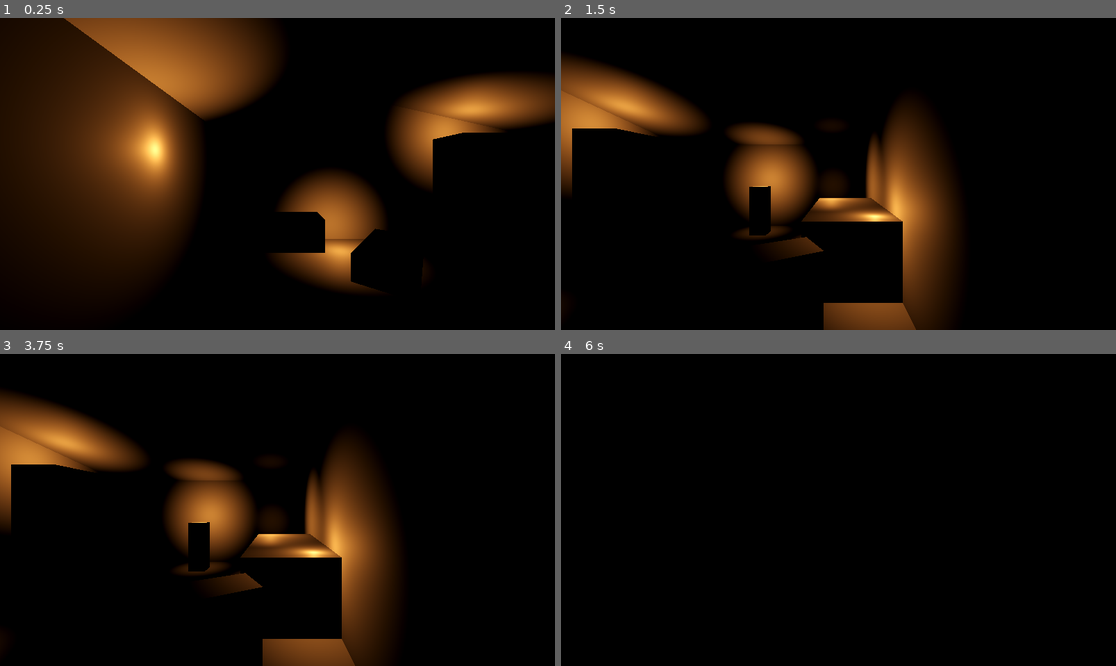
Above: before the commit, frames 1-4 (two rows, left to right).
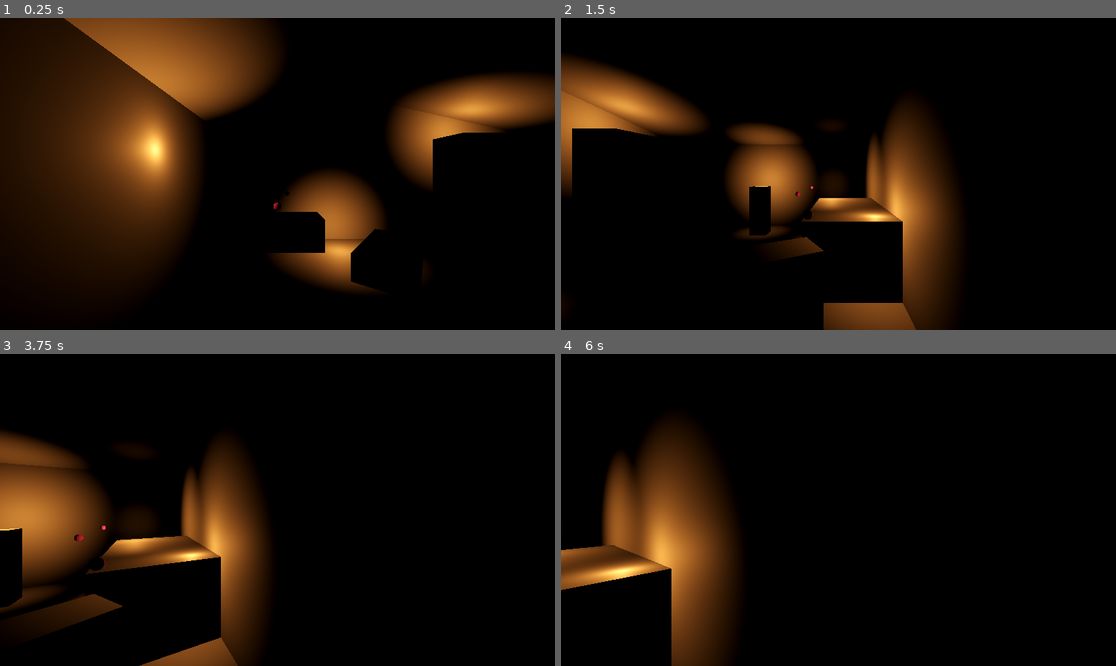
Above: after the commit, the same moments.

Repository: DeepRestGames/shadow-and-alchemy
Game: Godot game, scene res://Scenes/MainScene_Prototype01.tscn
Two runs of this game, one before a commit and one after it. Both use one fixed random seed, a clock stepped at 60 frames per second and the inputs below.
Inputs (mouse positions are in pixels of both pictures, inside the frame that each line leads up to):
- Up to frame 1 (0.25 s): no input
- Up to frame 2 (1.5 s): tap Enter at 0.5 s; move the mouse to (960, 158) at 0.52 s; hold D (turn_right) 0.53-1.28 s; click (960, 158) at 0.6 s; tap Space at 1.25 s; move the mouse to (727, 189) at 1.27 s; hold S (move_backward) from 1.28 s (still down); click (727, 189) at 1.35 s
- Up to frame 3 (3.75 s): tap Enter at 2, 3.5 s; move the mouse to (333, 441) at 2.02 s; release S (move_backward) at 2.03 s; hold D (turn_right) 2.03-2.78 s; click (333, 441) at 2.1 s; tap Space at 2.75 s; move the mouse to (249, 572) at 2.77 s; hold W (move_forward) 2.78-3.53 s; click (249, 572) at 2.85 s; move the mouse to (444, 556) at 3.52 s; hold A (turn_left) from 3.53 s (still down); click (444, 556) at 3.6 s
- Up to frame 4 (6 s): tap Space at 4.25 s; move the mouse to (672, 463) at 4.27 s; click (672, 463) at 4.35 s; move the mouse to (866, 510) at 5.02 s; release A (turn_left) at 5.03 s; hold S (move_backward) 5.03-5.78 s; click (866, 510) at 5.1 s; move the mouse to (755, 432) at 5.77 s; hold D (turn_right) from 5.78 s (still down); click (755, 432) at 5.85 s

The runs differ from the first frame. In frame 1, less than 0.1% of the frame differs, in the area x 49-53%, y 55-62%; in frame 2, less than 0.1%; in frame 3, 30%, in the area x 0-72%, y 12-100%; in frame 4, 14%.

Commit message:
Smooth movement

Diff:
--- a/Scenes/PlayerMovement/NavigationPoint.tscn
+++ b/Scenes/PlayerMovement/NavigationPoint.tscn
@@ -1,6 +1,13 @@
-[gd_scene load_steps=2 format=3 uid="uid://bhv1boykqvw23"]
+[gd_scene load_steps=3 format=3 uid="uid://bhv1boykqvw23"]
 
 [ext_resource type="Script" path="res://Scripts/PlayerMovement/NavigationPosition.gd" id="1_kam7n"]
 
+[sub_resource type="StandardMaterial3D" id="StandardMaterial3D_thnij"]
+albedo_color = Color(1, 0.345098, 1, 1)
+
 [node name="NavigationPoint" type="Node3D"]
 script = ExtResource("1_kam7n")
+
+[node name="DEBUG_NAV" type="CSGSphere3D" parent="."]
+radius = 0.05
+material = SubResource("StandardMaterial3D_thnij")
--- a/Scripts/Player.gd
+++ b/Scripts/Player.gd
@@ -1,5 +1,13 @@
 extends Node3D
 
+var facing_direction = FacingDirection.WEST
+var player_state = PlayerState.IDLE
+
+const TIME_BETWEEN_MOVEMENTS: float = 0.35
+const TIME_BETWEEN_ROTATIONS: float = 0.35
+
+@export var current_navigation_point: NavigationPoint
+var next_navigation_point: NavigationPoint
 # Movement
 enum FacingDirection {
 	NORTH,	# 0
@@ -7,15 +15,40 @@
 	SOUTH,	# 2
 	WEST	# 3
 }
+# State of the player
+enum PlayerState {
+	IDLE,		# 0
+	MOVING,		# 1
+	FOCUSING,	# 2
+	INVENTORY	# 3
+}
 
-var facing_direction = FacingDirection.WEST
-@export var current_navigation_point: NavigationPoint
-var next_navigation_point: NavigationPoint
+func _animate_movement(next_pos):
+	player_state = PlayerState.MOVING
+	var tween = get_tree().create_tween()
+	tween.connect("finished", _tween_movement_over)
+	tween.set_trans(Tween.TRANS_QUAD)
+	tween.set_ease(Tween.EASE_IN_OUT)
+	tween.tween_property(self, "position", next_pos, TIME_BETWEEN_MOVEMENTS)
+
+func _animate_turn(next_face):
+	player_state = PlayerState.MOVING
+	var tween = get_tree().create_tween()
+	tween.connect("finished", _tween_movement_over)
+	tween.set_trans(Tween.TRANS_QUAD)
+	tween.set_ease(Tween.EASE_IN_OUT)
+	tween.tween_property(self, "global_rotation_degrees", next_face, TIME_BETWEEN_ROTATIONS)
+
+func _tween_movement_over():
+	player_state = PlayerState.IDLE
 
 
 func _process(_delta):
-	if Input.is_action_just_pressed("move_forward"):
+	_process_movement_inputs()
 
+func _process_movement_inputs():
+	# --- FORWARD ---
+	if Input.is_action_just_pressed("move_forward") and player_state == PlayerState.IDLE:
 		# Check if there's a valid navigation point forward
 		match facing_direction:
 
@@ -43,8 +76,8 @@
 				else:
 					_impossible_movement()
 
-
-	elif Input.is_action_just_pressed("move_backward"):
+	# --- BACKWARD ---
+	elif Input.is_action_just_pressed("move_backward") and player_state == PlayerState.IDLE:
 
 		# Check if there's a valid navigation point backwards
 		match facing_direction:
@@ -75,26 +108,33 @@
 
 	# After direction is established, continue with movement logic
 	if next_navigation_point != null:
-		self.position = next_navigation_point.position
+		_animate_movement(next_navigation_point.position)
+		#self.position = next_navigation_point.position
 
 		current_navigation_point = next_navigation_point
 		next_navigation_point = null
 
-
-	elif Input.is_action_just_pressed("turn_right"):
+	# --- RIGHT ---
+	elif Input.is_action_just_pressed("turn_right") and player_state == PlayerState.IDLE:
+		# Jump to start of enum
 		if facing_direction == FacingDirection.WEST:
 			facing_direction = FacingDirection.NORTH
 		else:
-			facing_direction += 1
-		global_rotation_degrees.y -= 90
+			facing_direction = facing_direction + 1 as FacingDirection
+		var next_face = global_rotation_degrees
+		next_face.y -= 90
+		_animate_turn(next_face)
 
-	elif Input.is_action_just_pressed("turn_left"):
+	# --- LEFT ---
+	elif Input.is_action_just_pressed("turn_left") and player_state == PlayerState.IDLE:
+		# Jump to end of enum
 		if facing_direction == FacingDirection.NORTH:
 			facing_direction = FacingDirection.WEST
 		else:
-			facing_direction -= 1
-		global_rotation_degrees.y += 90
-
+			facing_direction = facing_direction - 1 as FacingDirection
+		var next_face = global_rotation_degrees
+		next_face.y += 90
+		_animate_turn(next_face)
 
 
 func _impossible_movement():
